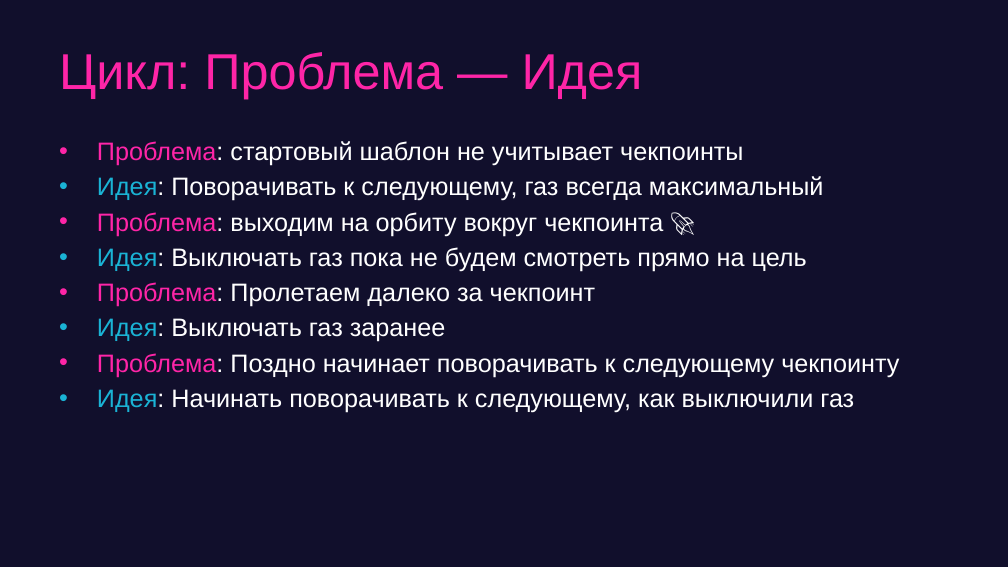
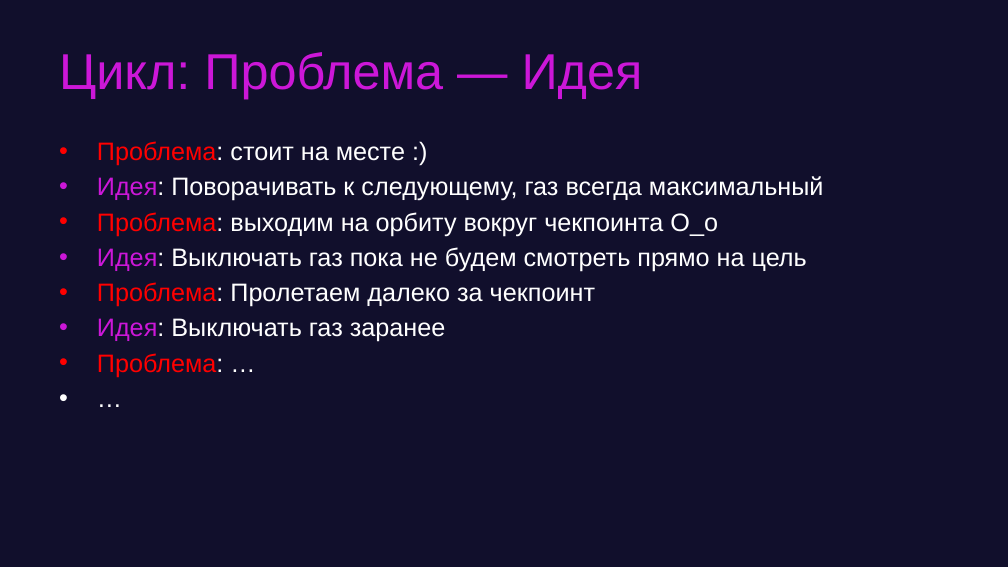
Before and after one commit to game-ai-course/game-ai-school, a slide deck: slide 7 of day1-montecarlo.pptx (slide 6 before the commit). Drawn at 1008x567 pixels with LibreOffice and Linux fonts; fonts in the diff are those of the drawing. Boxes give left, top, right and bottom in pixels: in the first picture for what was removed or moved away, otherwise in the second. Text is boxed around its words. In the diff, an @@ line names an element or a change of style, - is before the commit and + after.

```diff
--- a/day1-montecarlo.pptx
+++ b/day1-montecarlo.pptx
@@ title "Цикл: Проблема — Идея" at (59,52,643,99): text colour #FE25A7 to #CC17D8 @@
@@ text at (97,141,405,166): text changed @@
-• Проблема: стартовый шаблон не учитывает чекпоинты
+• Проблема: стоит на месте :)
@@ text at (97,176,824,342): text colour #1AB3D5 to #CC17D8 in "Идея:", "Идея:", "Идея:"; text colour #FE25A7 to #FF0000 in "Проблема:" @@
@@ text at (97,212,718,236): text changed @@
-• Проблема: выходим на орбиту вокруг чекпоинта 🚀
+• Проблема: выходим на орбиту вокруг чекпоинта O_o
@@ text at (97,353,223,377): text changed; text colour #FFFFFF to #FF0000 @@
-• Проблема: Поздно начинает поворачивать к следующему чекпоинту
-• Идея: Начинать поворачивать к следующему, как выключили газ
+• Проблема: …
+• …
```
Also in this commit, not shown: 15 other slides changed, 12 slides added, 10 slides removed, 13 other files.
